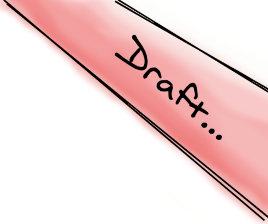
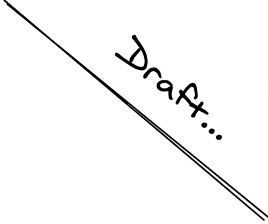
The second (268, 224) image is a revision of the first. Changes to its layers:
renamed "draft.svg" to "draft.png copy", showed it, moved it above "draft.png", painted on it over left=1, top=0, right=268, bottom=223
hid "draft.png" over left=3, top=0, right=268, bottom=222
hid "Layer #1" over left=0, top=0, right=268, bottom=224
